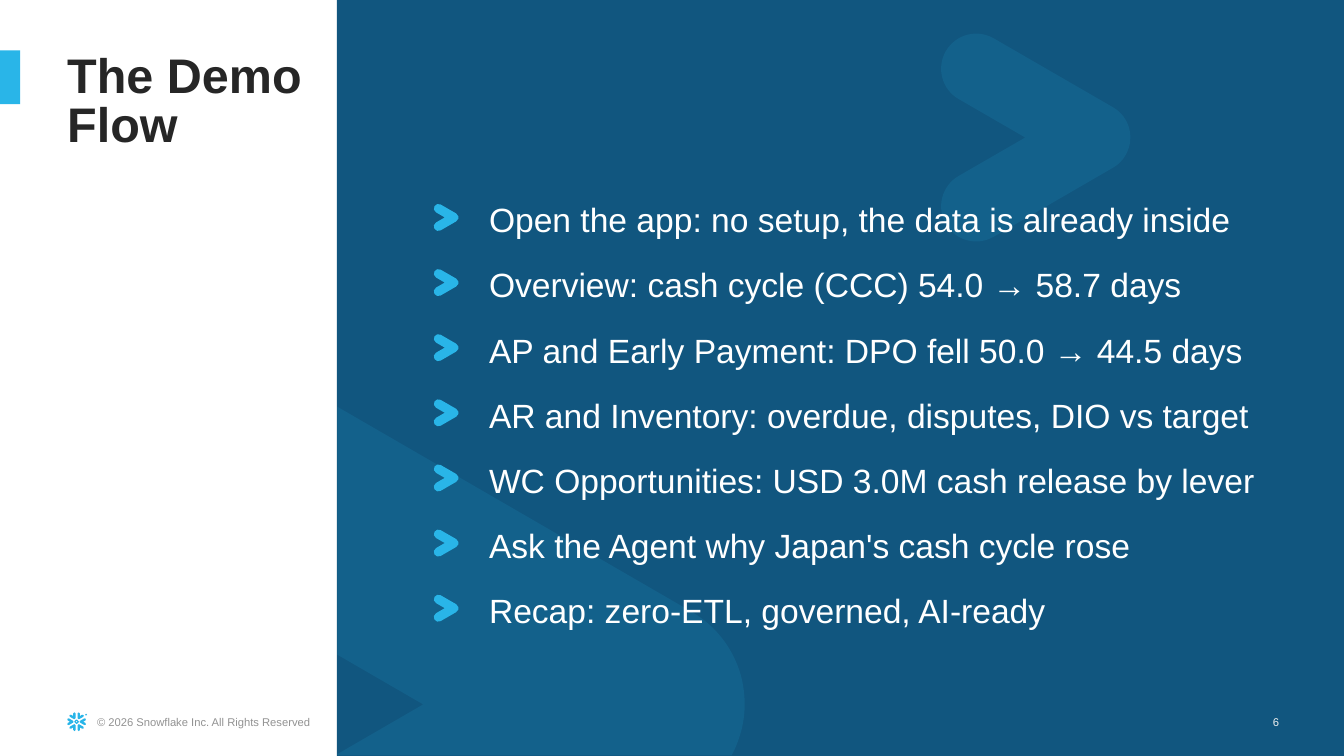
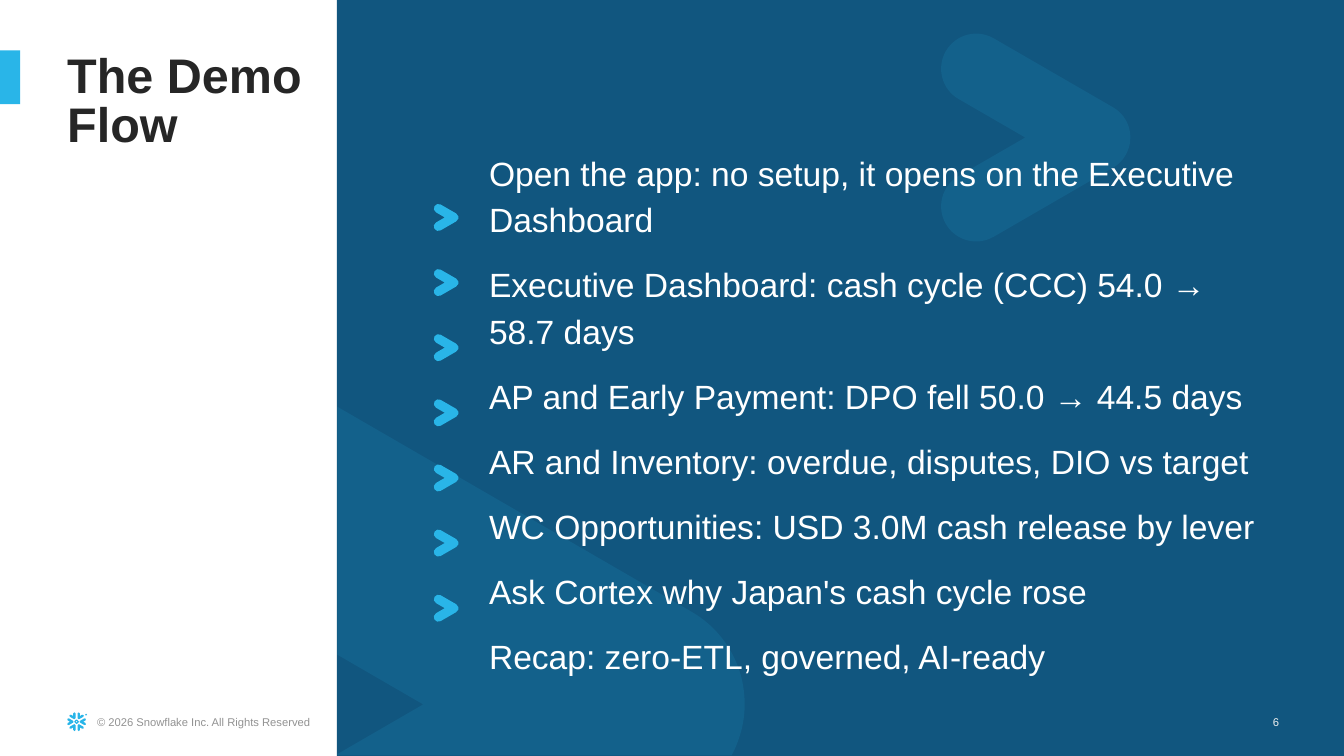
Before and after one commit to sfc-gh-dfreriks/sap-bdc-working-capital-360, a slide deck: slide 6 of docs/SAP_Working_Capital_360_Demo_Guide.pptx. Drawn at 1344x756 pixels with LibreOffice and Linux fonts; fonts in the diff are those of the drawing; background and template pictures are left out. Boxes give left, top, right and bottom in pixels: in the first picture for what was removed or moved away, otherwise in the second. Text is boxed around its words. In the diff, an @@ line names an element or a change of style, - is before the commit and + after.

Commit message:
Regenerate presales docs for new nav; fix kit tooling
Rebuild the docx/pptx outputs and screenshots for the Ask Cortex first /
Executive Dashboard layout, and fix kit generators that still read the removed
analyst page or the old first-page assumption.

Generated with [Snowflake CoCo](https://docs.snowflake.com/en/user-guide/cortex-code/cortex-code)

```diff
--- a/docs/SAP_Working_Capital_360_Demo_Guide.pptx
+++ b/docs/SAP_Working_Capital_360_Demo_Guide.pptx
@@ text at (489, 161, 1234, 350): text changed @@
-Open the app: no setup, the data is already inside
-Overview: cash cycle (CCC) 54.0 → 58.7 days
+Open the app: no setup, it opens on the Executive Dashboard
+Executive Dashboard: cash cycle (CCC) 54.0 → 58.7 days
@@ text at (489, 579, 1087, 610): text changed @@
-Ask the Agent why Japan's cash cycle rose
+Ask Cortex why Japan's cash cycle rose
```
Also in this commit, not shown: 3 other slides changed, 3 other files.
